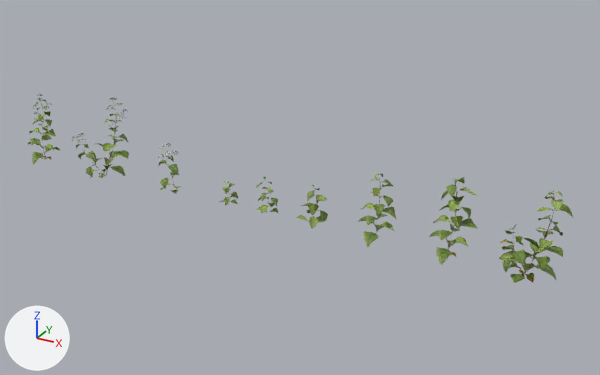
Two versions of the glTF model public/assets/models/shrub_a.glb, one commit apart.
Both versions are drawn from a camera (50 mm lens) standing at (1.16, -2.74, 1.53) and looking at (-0.38, 0.07, 0.13). The lights are fixed; the arrows at lower left show +X, +Y and +Z. The older version comes first. Where no turn or scale is listed for an object, it has been applied to the vertices. Vertices at exactly the same position are counted once.

Names of what the first picture shows: 'shrub_01_a'.
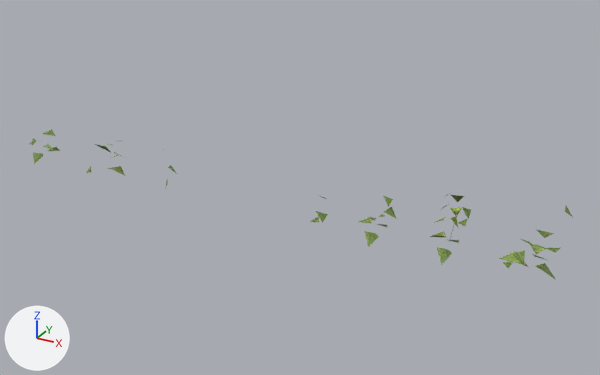
The change in detail:
me_circle_010 is used by ob_shrub_01_a; location (-0.561, 0.005, 0.189).
me_circle_010 had 7548 vertices, 5755 faces and spanned x -1.29..1.29, y -0.11..0.11, z -0.2..0.2.
me_circle_010 now has 1894 vertices, 67 faces and spans x -1.29..1.29, y -0.11..0.11, z -0.2..0.2.
me_circle_010 part 1: 753 loose pieces with 4070 vertices, spanning x -1.29..1.27, y -0.11..0.09, z -0.2..0.2, are deleted.
me_circle_010 part 2: 145 vertices moved within x -1.23..1.21, y -0.1..0.09, z -0.15..0.19; 1596 vertices removed from x -1.29..1.29, y -0.11..0.11, z -0.2..0.19; 12 vertices added at x -1.21..0.87, y -0.04..0.06, z -0.16..0.18.

Changed parts and their boxes [x1, y1, x2, y2] in the pictures (600 x 375 px):
'shrub_01_a', reshaped
    before: [28, 94, 573, 283]
    after: [30, 129, 572, 280]
part 1 of me_circle_010, deleted
    before: [29, 94, 564, 283]
part 2 of me_circle_010, cut back
    before: [28, 94, 573, 280]
    after: [310, 195, 560, 269]
